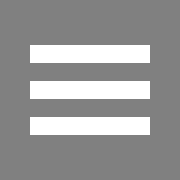
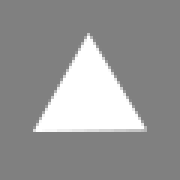
Revision of a layered 180x180 image; what changed, layer by layer:
hid group "lines" (3 layers) over <box>30,45,150,135</box>
added layer "triangle" above "hex" over <box>33,33,147,132</box>
